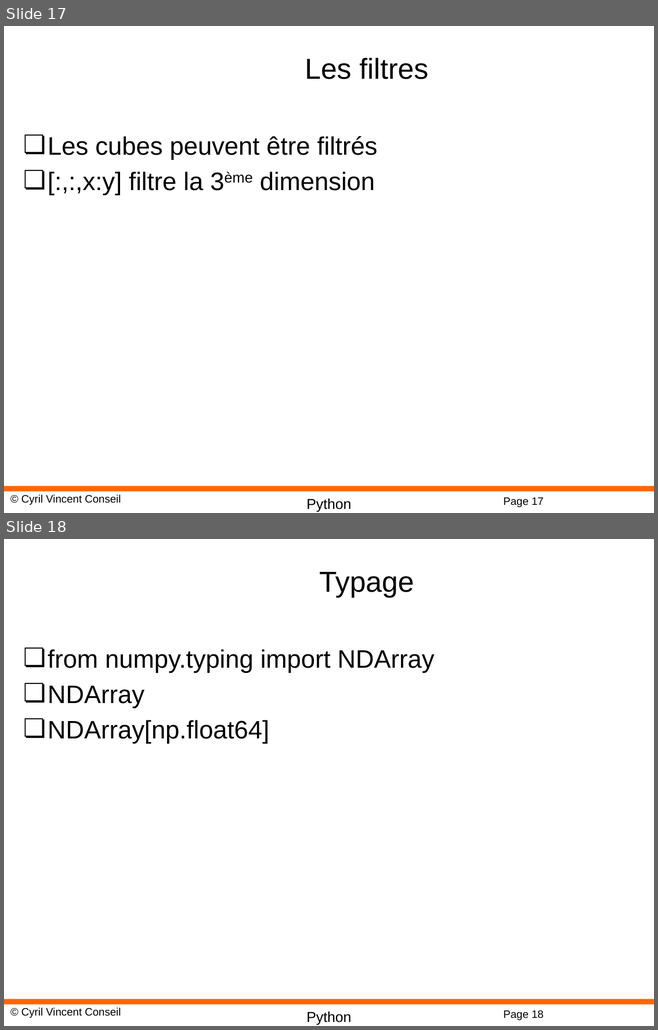
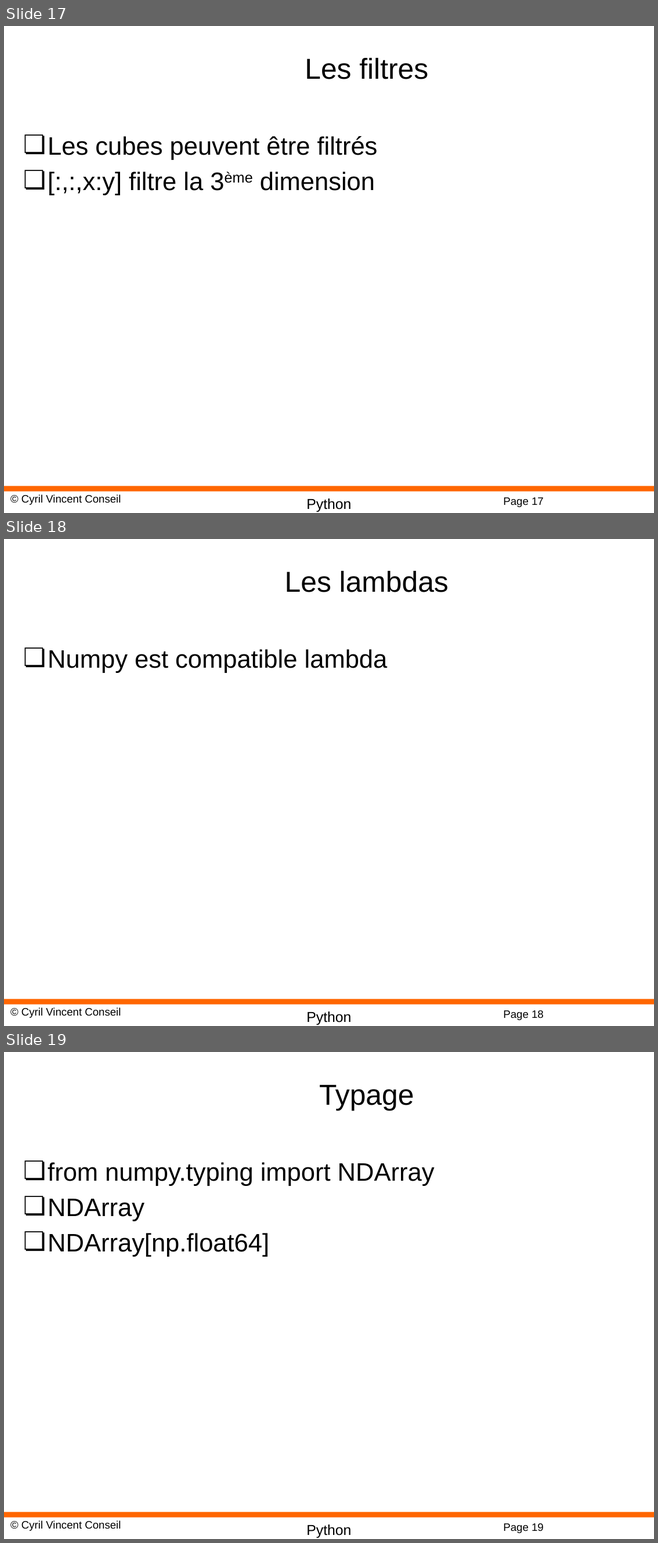
Before and after one commit to cyrilvincent/math, a slide deck: ppt/PythonMath07-NumpyMatrix.pptx. Shown one above the other, each under a label of ours: slides 17 and 18 before the commit, slides 17, 18 and 19 after it. The pictures are 658x1030 and 658x1543 pixels, drawn with LibreOffice and Linux fonts; fonts in the diff are those of the drawing; background and template pictures are left out. Boxes give left, top, right and bottom in pixels: in the first picture for what was removed or moved away, otherwise in the second. Text is boxed around its words. In the diff, an @@ line names an element or a change of style, - is before the commit and + after.

```diff
--- a/ppt/PythonMath07-NumpyMatrix.pptx
+++ b/ppt/PythonMath07-NumpyMatrix.pptx
@@ slide 18 added at <box>4,539,654,1026</box>, background #FFFFFF; not listed: 4 template elements that a slide beside it also shows @@
@@ title added at <box>285,571,448,592</box>, 32 pt, text #000000 @@
+Les lambdas
@@ text added at <box>48,649,387,673</box>, 28 pt, text #000000 @@
+❏ Numpy est compatible lambda
@@ what was slide 18 is now slide 19 @@
@@ page number at <box>503,1524,543,1533</box>: text changed @@
-Page 18
+Page 19
```
Also in this commit, not shown: 2 other files.
